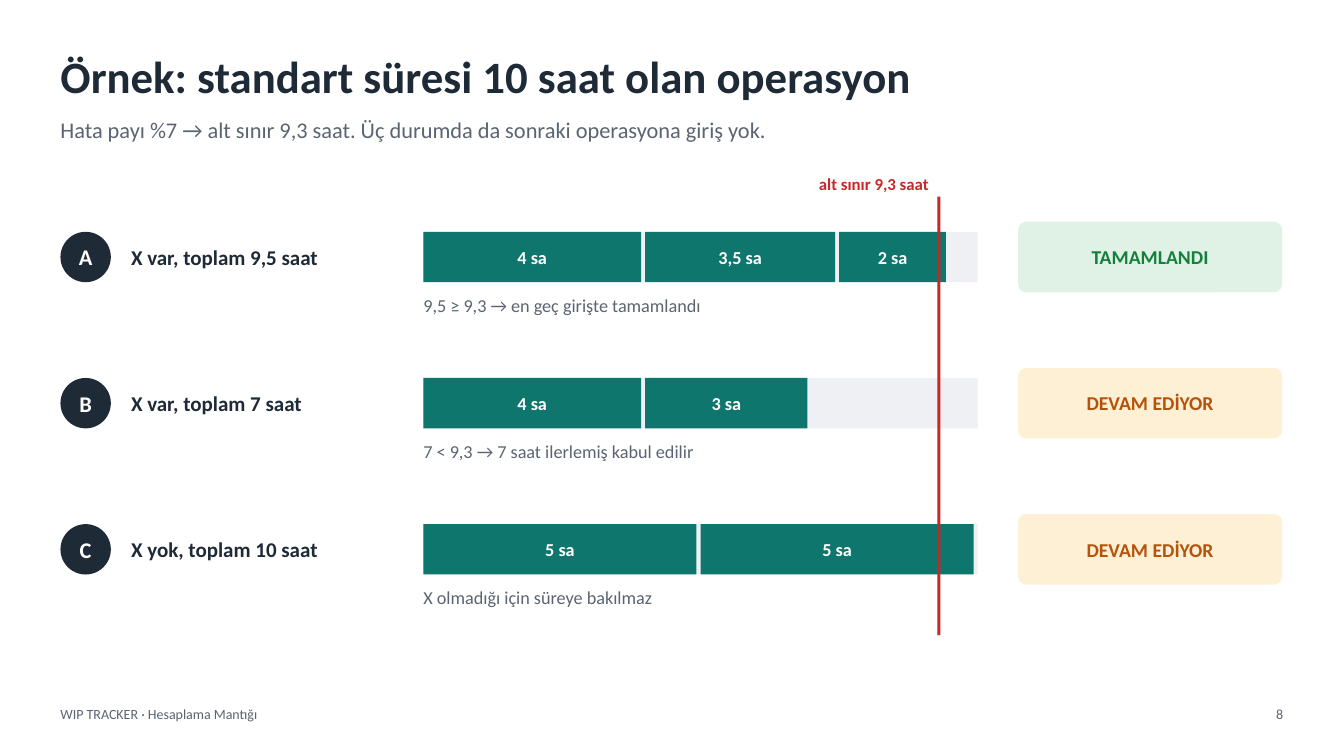
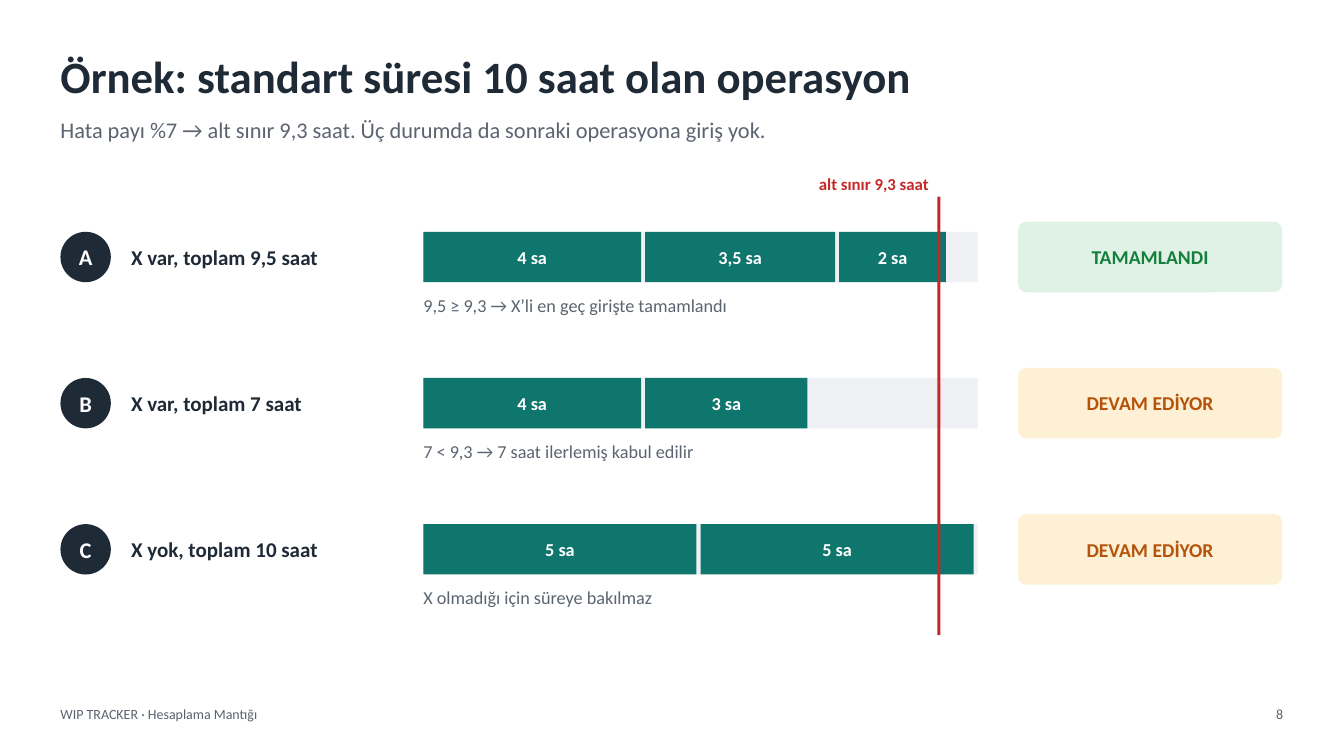
Before and after one commit to EfeYaltirikli/WIP_TRACKER_PUBLIC, a slide deck: slide 8 of WIP_TRACKER_Hesaplama_Mantigi.pptx. Drawn at 1344x756 pixels with LibreOffice and Linux fonts; fonts in the diff are those of the drawing. Boxes give left, top, right and bottom in pixels: in the first picture for what was removed or moved away, otherwise in the second. Text is boxed around its words. In the diff, an @@ line names an element or a change of style, - is before the commit and + after.

```diff
--- a/WIP_TRACKER_Hesaplama_Mantigi.pptx
+++ b/WIP_TRACKER_Hesaplama_Mantigi.pptx
@@ text at [423,299,726,315]: text changed @@
-9,5 ≥ 9,3 → en geç girişte tamamlandı
+9,5 ≥ 9,3 → X’li en geç girişte tamamlandı
```
Also in this commit, not shown: 3 other slides changed.
